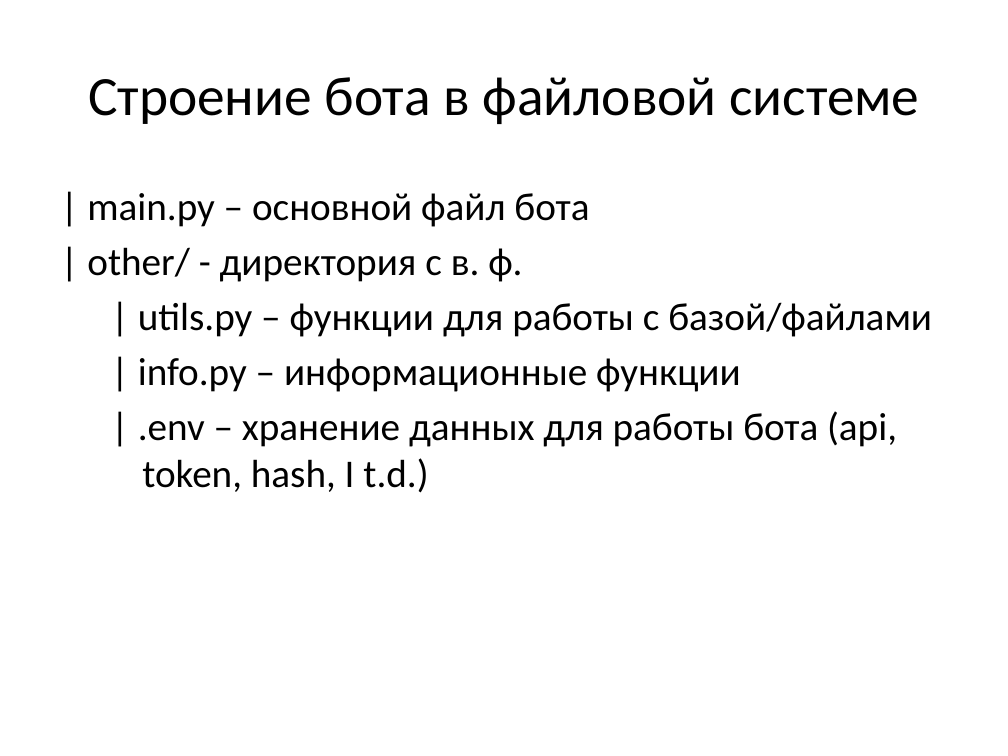
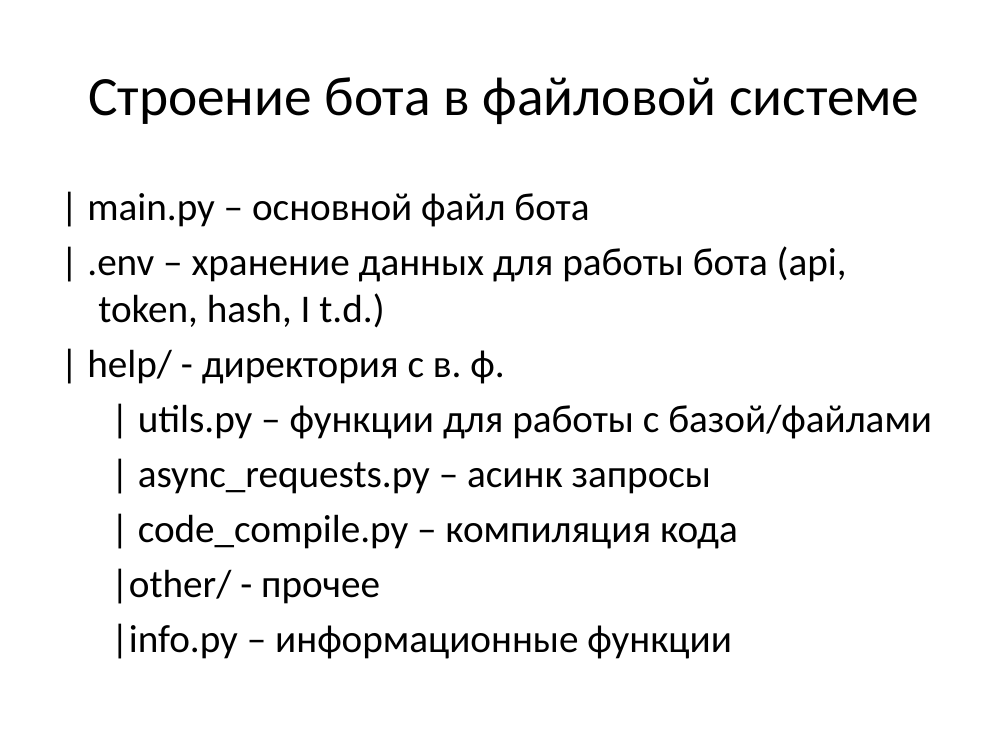
Before and after one commit to ma3rd-nepon/Telegram-bot, a slide deck: slide 7 of Информационный бот.pptx. Drawn at 1008x756 pixels with LibreOffice and Linux fonts; fonts in the diff are those of the drawing. Boxes give left, top, right and bottom in pixels: in the first picture for what was removed or moved away, otherwise in the second. Text is boxed around its words. In the diff, an @@ line names an element or a change of style, - is before the commit and + after.

Commit message:
ending of project
+code compiler
+sorted command list
~fixes on rest
~fix send and download
+calculator on INLINE KEYBOARD OMG
+nastroenie

```diff
--- a/Информационный бот.pptx
+++ b/Информационный бот.pptx
@@ text at bbox=[87, 246, 847, 384]: text changed @@
-| other/ - директория с в. ф.
+| .env – хранение данных для работы бота (api, token, hash, I t.d.)
+| help/ - директория с в. ф.
@@ text at bbox=[111, 462, 738, 659]: text changed @@
-  | info.py – информационные функции
-  | .env – хранение данных для работы бота (api, token, hash, I t.d.)
+  | async_requests.py – асинк запросы
+  | code_compile.py – компиляция кода
+  |other/ - прочее
+  |info.py – информационные функции
```
Also in this commit, not shown: 3 other slides changed, 1 slide added, 9 other files.
